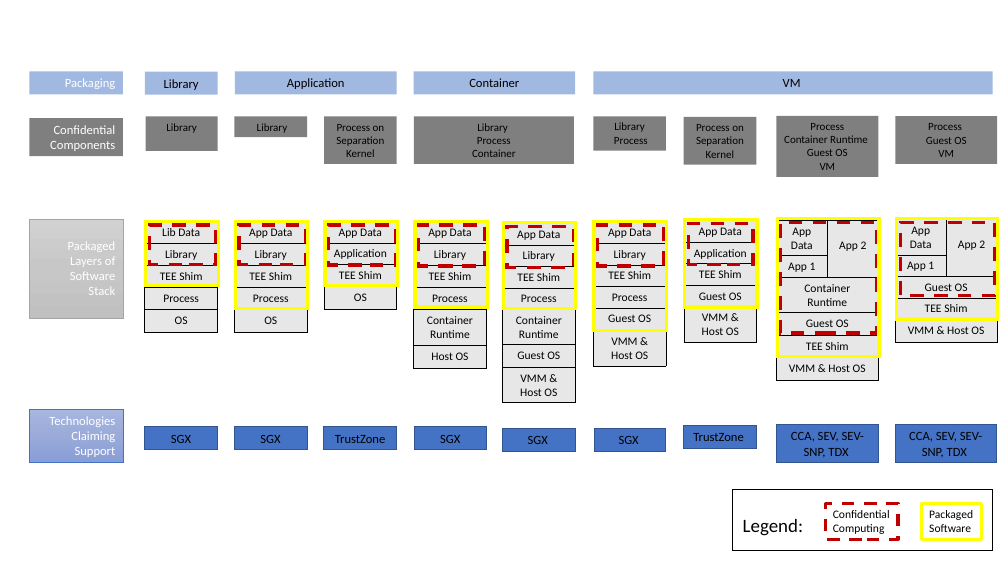
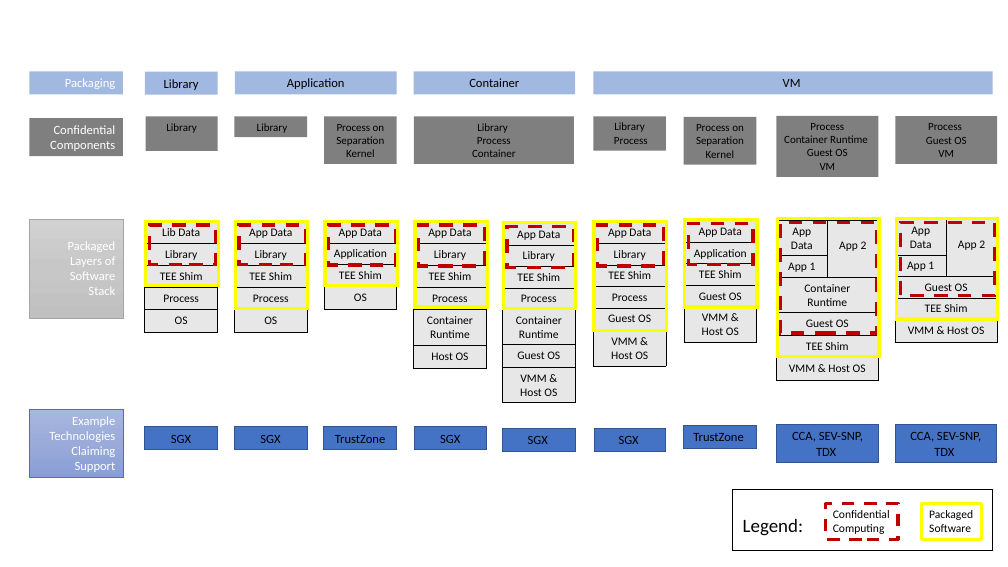
Before and after one commit to confidential-computing/governance, a slide deck: slide 1 of terminology/Image-Source.pptx. Drawn at 1008x567 pixels with LibreOffice and Linux fonts; fonts in the diff are those of the drawing. Boxes give left, top, right and bottom in pixels: in the first picture for what was removed or moved away, otherwise in the second. Text is boxed around its words. In the diff, an @@ line names an element or a change of style, - is before the commit and + after.

Commit message:
Narrow list of example technologies
Currently the TAC does not take a position on whether a specific technology
is or is not confidential computing.  Similarly it does not claim to
have a complete list.

We are already on thin ice by calling out some technologies as
"claiming support" since some may still interpret this as endorsement of
said claims, so it would seem best to be very conservative about including
things if we continue to include them, and only refer to them as
examples.

There is apparently some debate around the strength of some technologies
(e.g., SEV as opposed to SEV-SNP), so this proposal is to only mention things
that are not debated so as to not take any position in the debate, while
adding the word "Examples" in the diagrams to make it clear it is not
intended to be a complete list.

```diff
--- a/terminology/Image-Source.pptx
+++ b/terminology/Image-Source.pptx
@@ rectangle "Example Technologies": place and size @@
-rectangle "Example Technologies" at (29,409,123,463)
+rectangle "Example Technologies" at (29,409,123,478)
@@ text in rectangle at (49,416,115,442): text changed @@
-Technologies
+Example Technologies
@@ text in rectangle at (792,432,863,456): text changed @@
-CCA, SEV, SEV-SNP, TDX
+CCA, SEV-SNP, TDX
@@ text in rectangle at (910,432,981,456): text changed @@
-CCA, SEV, SEV-SNP, TDX
+CCA, SEV-SNP, TDX
```
Also in this commit, not shown: 1 other slide changed, 2 other files.
